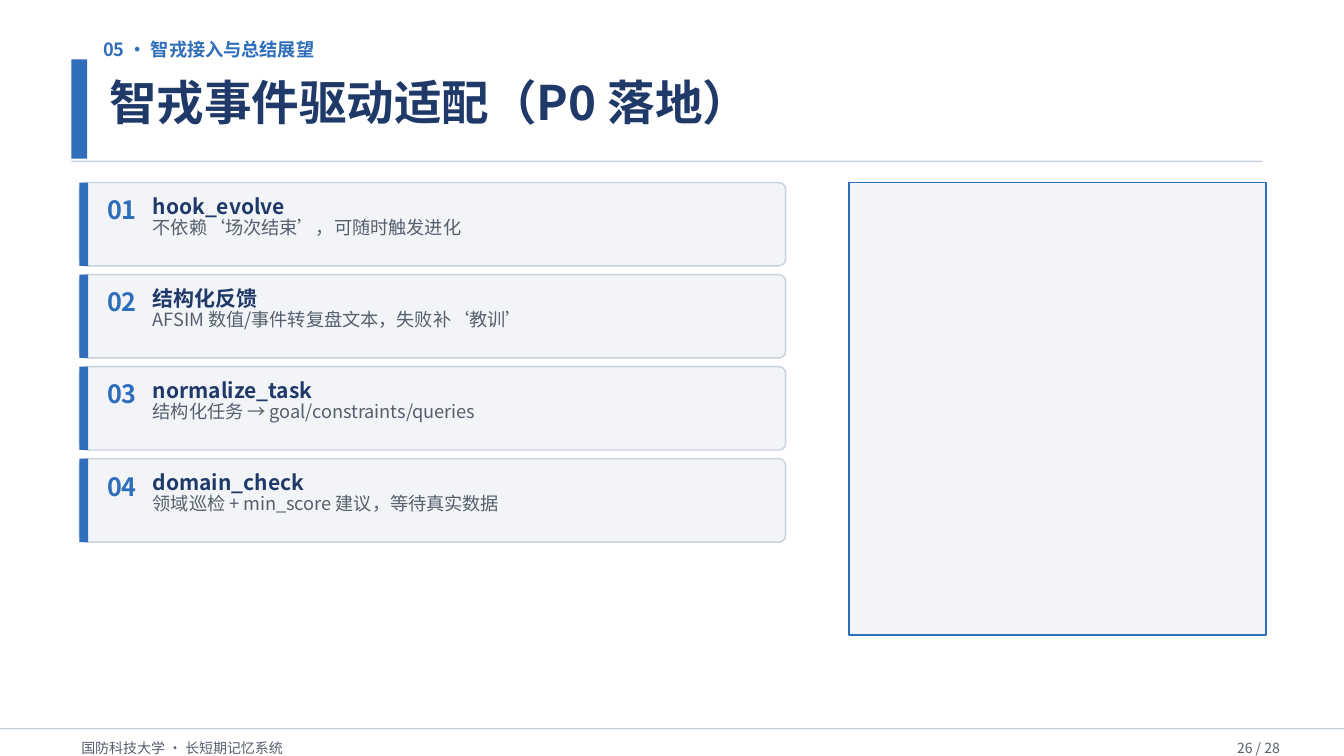
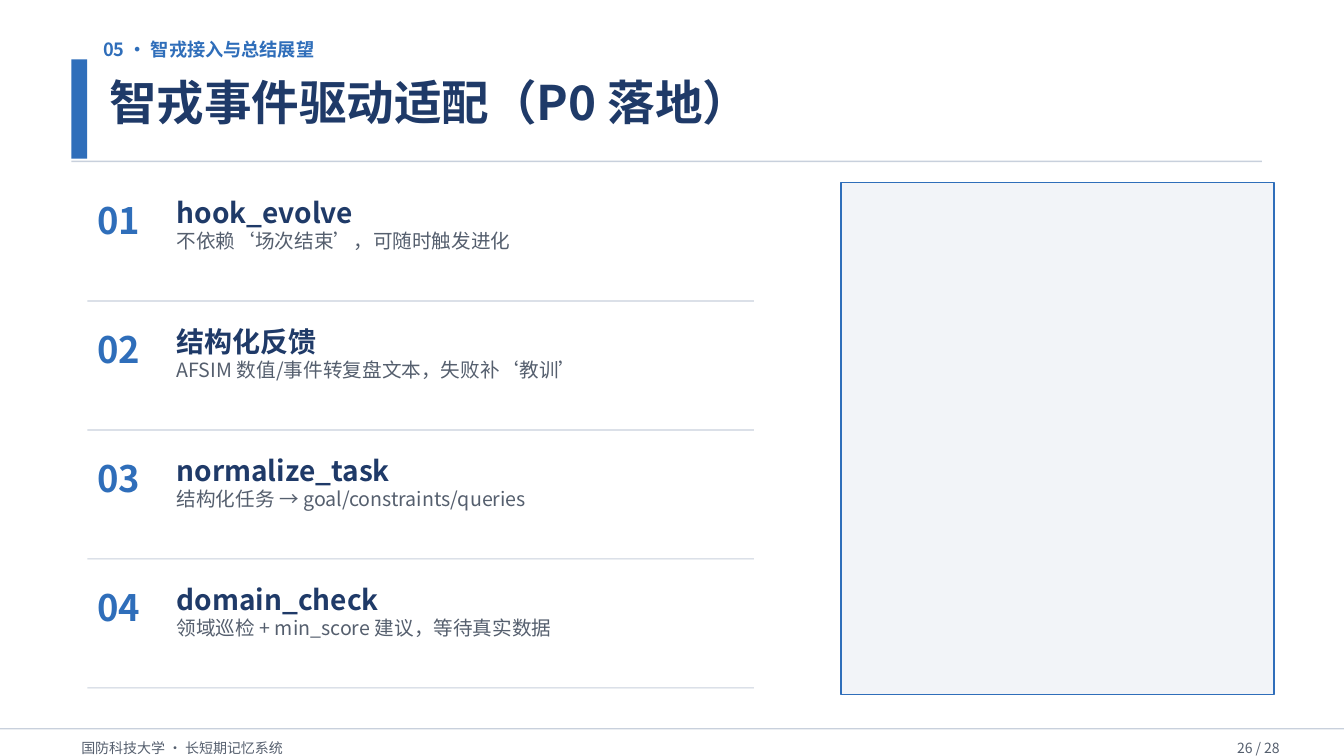
Before and after one commit to Outer-nebula-observer/yz-03, a slide deck: slide 26 of 汇报PPT/最终汇报成果.pptx. Drawn at 1344x756 pixels with LibreOffice and Linux fonts; fonts in the diff are those of the drawing. Boxes give left, top, right and bottom in pixels: in the first picture for what was removed or moved away, otherwise in the second. Text is boxed around its words. In the diff, an @@ line names an element or a change of style, - is before the commit and + after.

```diff
--- a/汇报PPT/最终汇报成果.pptx
+++ b/汇报PPT/最终汇报成果.pptx
@@ rounded rectangle removed at bbox=[80, 182, 786, 266] @@
@@ rectangle removed at bbox=[80, 182, 89, 266] @@
@@ text "01": place and size @@
-text "01" at bbox=[107, 200, 137, 220]
+text "01" at bbox=[97, 206, 140, 235]
@@ text "hook_evolve": place and size @@
-text "hook_evolve" at bbox=[153, 197, 285, 219]
+text "hook_evolve" at bbox=[177, 200, 354, 228]
@@ rectangle: place and size @@
-rectangle at bbox=[850, 182, 1266, 635]
+rectangle at bbox=[842, 182, 1274, 695]
@@ text "不依赖‘场次结束’，可随时触发进化": place and size @@
-text "不依赖‘场次结束’，可随时触发进化" at bbox=[153, 215, 462, 236]
+text "不依赖‘场次结束’，可随时触发进化" at bbox=[177, 231, 511, 250]
@@ rounded rectangle removed at bbox=[80, 274, 786, 358] @@
@@ rectangle removed at bbox=[80, 274, 89, 358] @@
@@ text "02": place and size @@
-text "02" at bbox=[107, 292, 137, 312]
+text "02" at bbox=[97, 335, 140, 364]
@@ rectangle added at bbox=[88, 300, 754, 301], fill #C8D0DC @@
@@ text "结构化反馈": place and size @@
-text "结构化反馈" at bbox=[153, 288, 258, 311]
+text "结构化反馈" at bbox=[177, 328, 317, 355]
@@ text "AFSIM 数值/事件转复盘文本，失败补‘教训’": place and size @@
-text "AFSIM 数值/事件转复盘文本，失败补‘教训’" at bbox=[153, 307, 524, 329]
+text "AFSIM 数值/事件转复盘文本，失败补‘教训’" at bbox=[177, 360, 579, 381]
@@ rounded rectangle removed at bbox=[80, 367, 786, 451] @@
@@ rectangle removed at bbox=[80, 367, 89, 451] @@
@@ rectangle added at bbox=[88, 430, 754, 431], fill #C8D0DC @@
@@ text "normalize_task": place and size @@
-text "normalize_task" at bbox=[153, 381, 313, 403]
+text "normalize_task" at bbox=[177, 458, 390, 486]
@@ rounded rectangle removed at bbox=[80, 459, 786, 542] @@
@@ rectangle removed at bbox=[80, 459, 89, 542] @@
@@ text "03": place and size @@
-text "03" at bbox=[107, 384, 137, 404]
+text "03" at bbox=[97, 464, 140, 493]
@@ text "结构化任务 → goal/constraints/queries": place and size @@
-text "结构化任务 → goal/constraints/queries" at bbox=[153, 402, 476, 423]
+text "结构化任务 → goal/constraints/queries" at bbox=[177, 489, 526, 511]
@@ rectangle added at bbox=[88, 559, 754, 560], fill #C8D0DC @@
@@ size 18 to 26 pt in 4 elements at bbox=[97, 206, 140, 235], bbox=[97, 335, 140, 364], bbox=[97, 464, 140, 493], bbox=[97, 593, 140, 622] @@
@@ text "04": place and size @@
-text "04" at bbox=[107, 477, 137, 497]
+text "04" at bbox=[97, 593, 140, 622]
@@ size 15 to 20 pt in 4 elements at bbox=[177, 200, 354, 228], bbox=[177, 328, 317, 355], bbox=[177, 458, 390, 486], bbox=[177, 587, 379, 615] @@
@@ text "domain_check": place and size @@
-text "domain_check" at bbox=[153, 473, 304, 495]
+text "domain_check" at bbox=[177, 587, 379, 615]
@@ size 13 to 14 pt in 4 elements at bbox=[177, 231, 511, 250], bbox=[177, 360, 579, 381], bbox=[177, 489, 526, 511], bbox=[177, 618, 552, 638] @@
@@ text "领域巡检 + min_score 建议，等待真实数据": place and size @@
-text "领域巡检 + min_score 建议，等待真实数据" at bbox=[153, 494, 499, 513]
+text "领域巡检 + min_score 建议，等待真实数据" at bbox=[177, 618, 552, 638]
@@ rectangle added at bbox=[88, 688, 754, 689], fill #C8D0DC @@
```
Also in this commit, not shown: 6 other slides changed, 1 other file.
